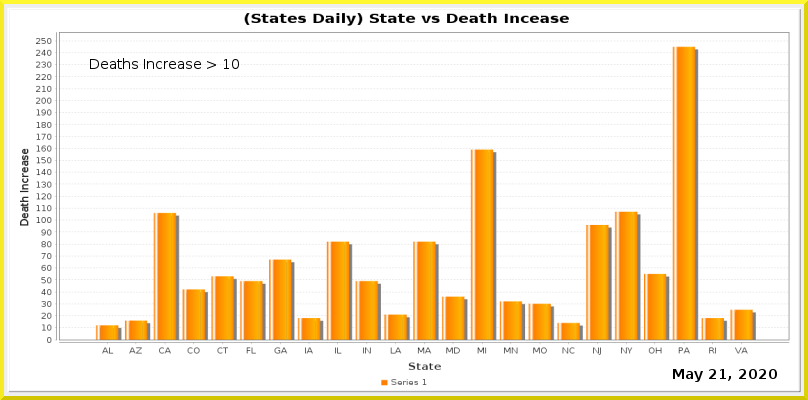
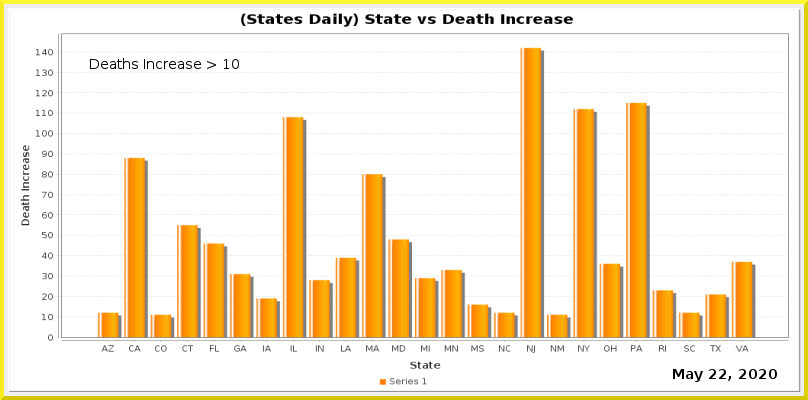
Layered file, before and after one edit (808x400). Changes by layer:
painted on "Current Date" over [719, 369, 726, 379]
painted on "Date_vs_TestIncrease.png" over [7, 8, 801, 393]
